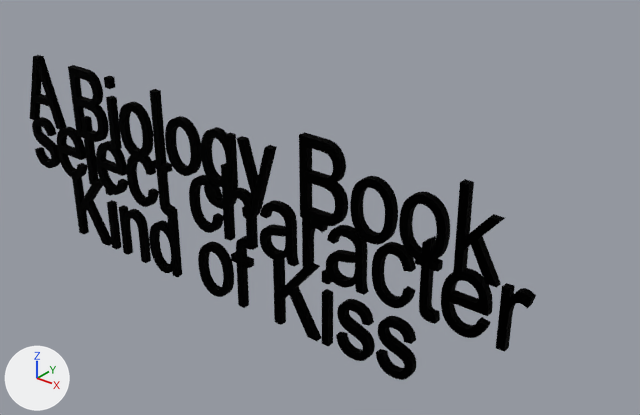
The Blender file models/text.blend as it was, and as the next commit left it.
Camera for both pictures: a 50 mm lens placed at (3.75, -3.55, 2.61), pointed at (0.42, 0.62, 0.02). Every picture has the same lights, and +X, +Y and +Z are marked at lower left.

Names of what the first picture shows: 'ST2:A Biology Book Kind Frozen', 'ST2:A Biology Book Kind Frozen.001', 'ST2:select characterFrozen'.
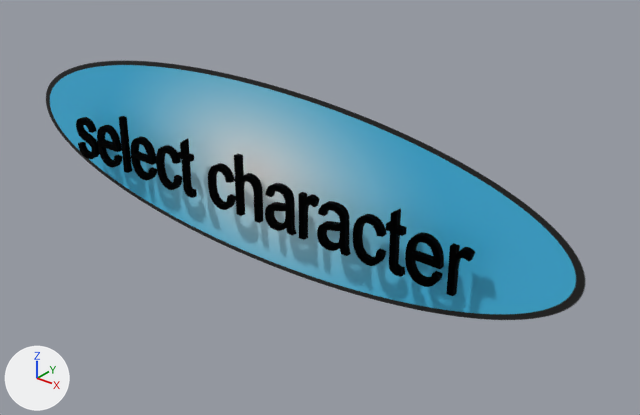
Location of each change, [x1, y1, x2, y2] in pixels of the pictures (640 x 415 px):
'Untitled 8', added (cyan): after [46, 61, 585, 320]
'ST2:A Biology Book Kind Frozen.001', hidden (black): before [68, 65, 505, 380]
'ST2:select characterFrozen', moved, rescaled (21% narrower, 24% shorter): before [32, 116, 536, 352]; after [76, 116, 475, 296]
'ST2:A Biology Book Kind Frozen', deleted (black): before [30, 55, 67, 130]

The change in detail:
Picture 'Untitled 8.png' (img_untitled_8_png) is new.
Material 'Untitled 8' (mat_untitled_8) is new.
Its texture is img_untitled_8_png (with its transparency).
Mesh me_untitled_8 is new.
It has 4 vertices, 1 face and spans x -0.236..0.236, y -0.5..0.5, z 0.0.
It uses material mat_untitled_8 (picture img_untitled_8_png).
Object 'ST2:select characterFrozen' (ob_st2_select_characterfrozen) moves from (0.0, 0.0, 0.0) to (0.0, 0.347, -0.443).
Object 'ST2:select characterFrozen' (ob_st2_select_characterfrozen) is rescaled from (1.0, 1.0, 1.0) to (0.805, 0.805, 0.805).
Object 'ST2:A Biology Book Kind Frozen' (ob_st2_a_biology_book_kind_frozen) is deleted.
Object 'ST2:A Biology Book Kind Frozen.001' (ob_st2_a_biology_book_kind_frozen_001) is now hidden.
Object 'Untitled 8' (ob_untitled_8) is new; it shows me_untitled_8.
Its parent is ob_st2_select_character_bakedframes_anchor.
Its matrix parent inverse is Matrix(((4.0, 0.0, 0.0, 0.0839), (0.0, 0.0, 4.0, -0.308), (0.0, -4.0, 0.0, 0.861), (0.0, 0.0, 0.0, 1.0))).
Its location is (0.0, 0.467, 0.191).
Its rotation in degrees is (90, 90, 0).
Its scale is (2.94, 4.76, 4.94).
